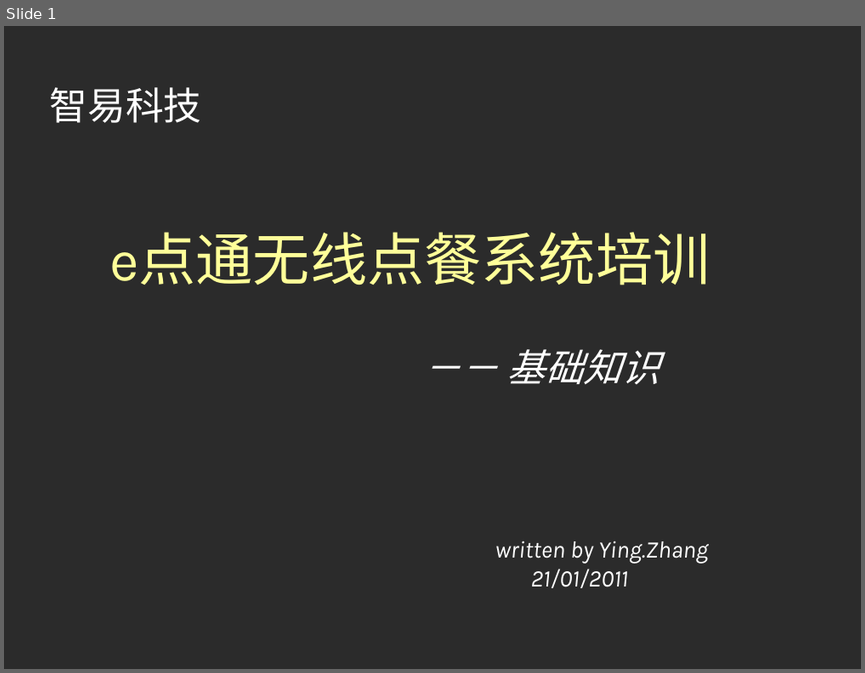
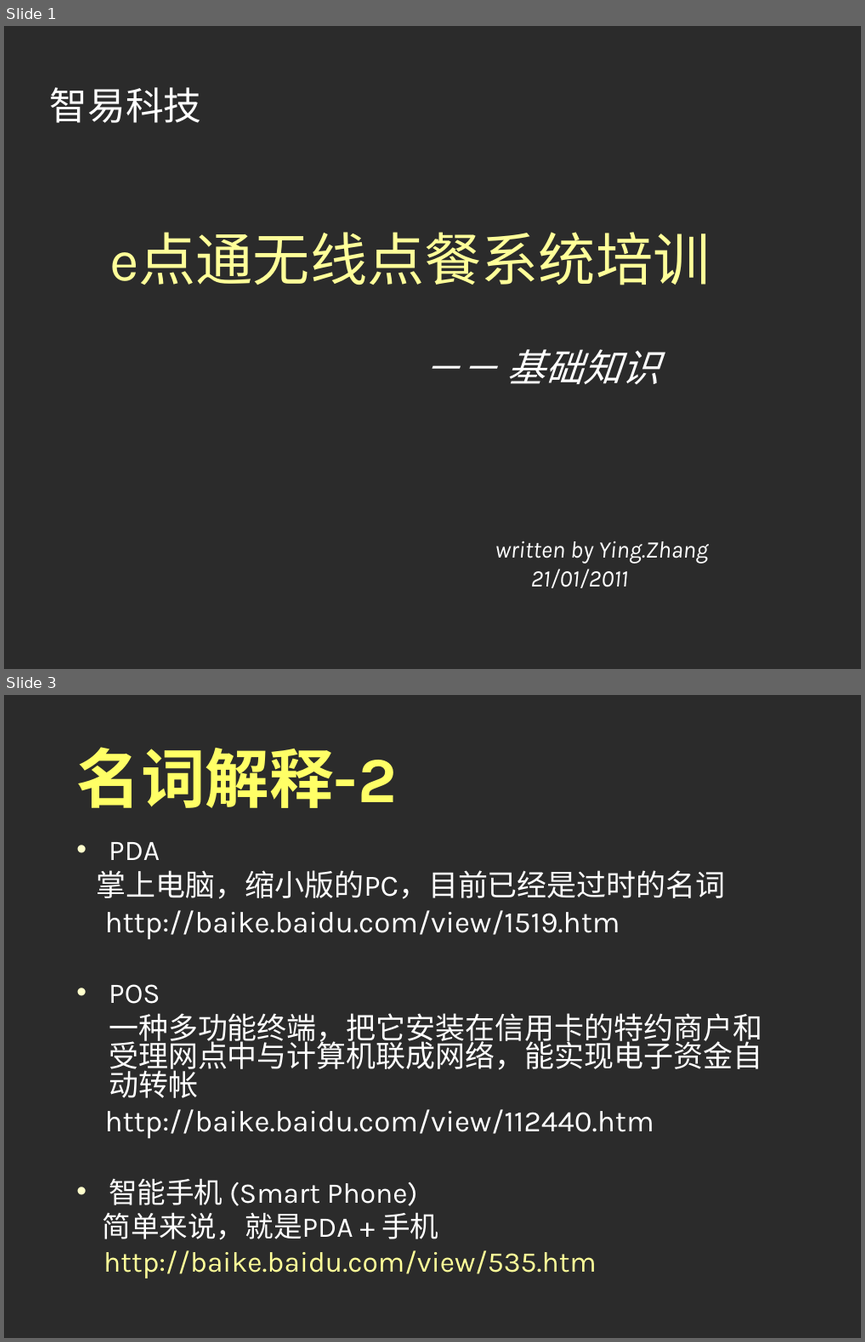
Before and after one commit to runt18/wireless-order-solution, a slide deck: doc/e点通基础培训.ppt. Shown one above the other, each under a label of ours: slide 1 before the commit, slides 1 and 3 after it; the slides between them are not shown. The pictures are 865x673 and 865x1342 pixels, drawn with LibreOffice and Linux fonts; fonts in the diff are those of the drawing; background and template pictures are left out; a plain dark background stands for a picture behind light text. Boxes give left, top, right and bottom in pixels: in the first picture for what was removed or moved away, otherwise in the second. Text is boxed around its words. In the diff, an @@ line names an element or a change of style, - is before the commit and + after.

```diff
--- a/doc/e点通基础培训.ppt
+++ b/doc/e点通基础培训.ppt
@@ slide 3 added at (x1=4, y1=695, x2=861, y2=1338), background picture (left out) @@
@@ title added at (x1=77, y1=747, x2=397, y2=808), 54 pt, text #FFFF66, bold @@
+名词解释-2
@@ text added at (x1=97, y1=842, x2=762, y2=1278), 25 pt, text #FFFFFF @@
+• PDA
+掌上电脑，缩小版的PC，目前已经是过时的名词
+http://baike.baidu.com/view/1519.htm
+• POS
+一种多功能终端，把它安装在信用卡的特约商户和受理网点中与计算机联成网络，能实现电子资金自动转帐
+http://baike.baidu.com/view/112440.htm
+• 智能手机 (Smart Phone)
+简单来说，就是PDA + 手机
+http://baike.baidu.com/view/535.htm
```
Also in this commit, not shown: 2 slides changed, 1 slide removed.
